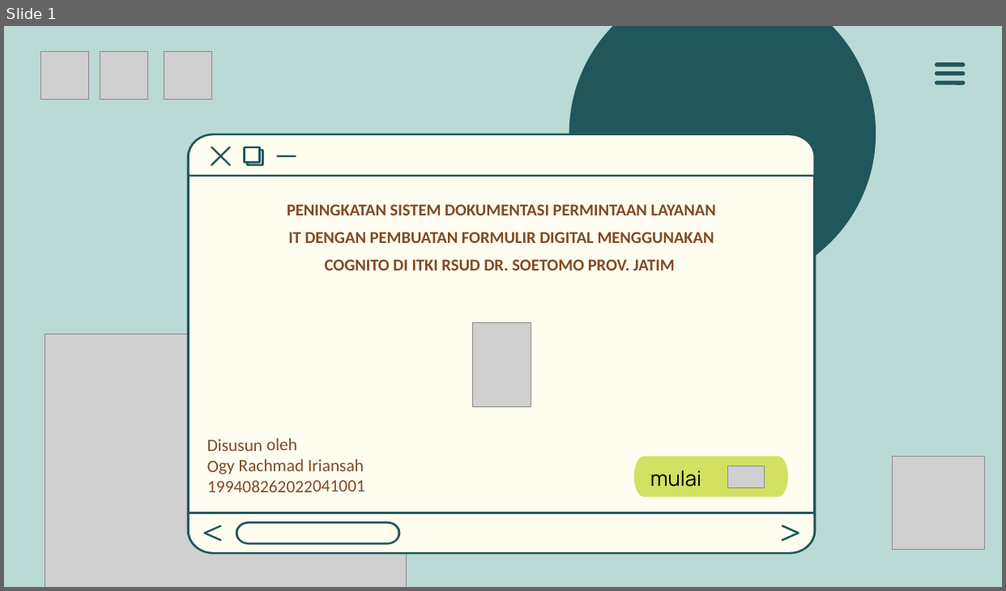
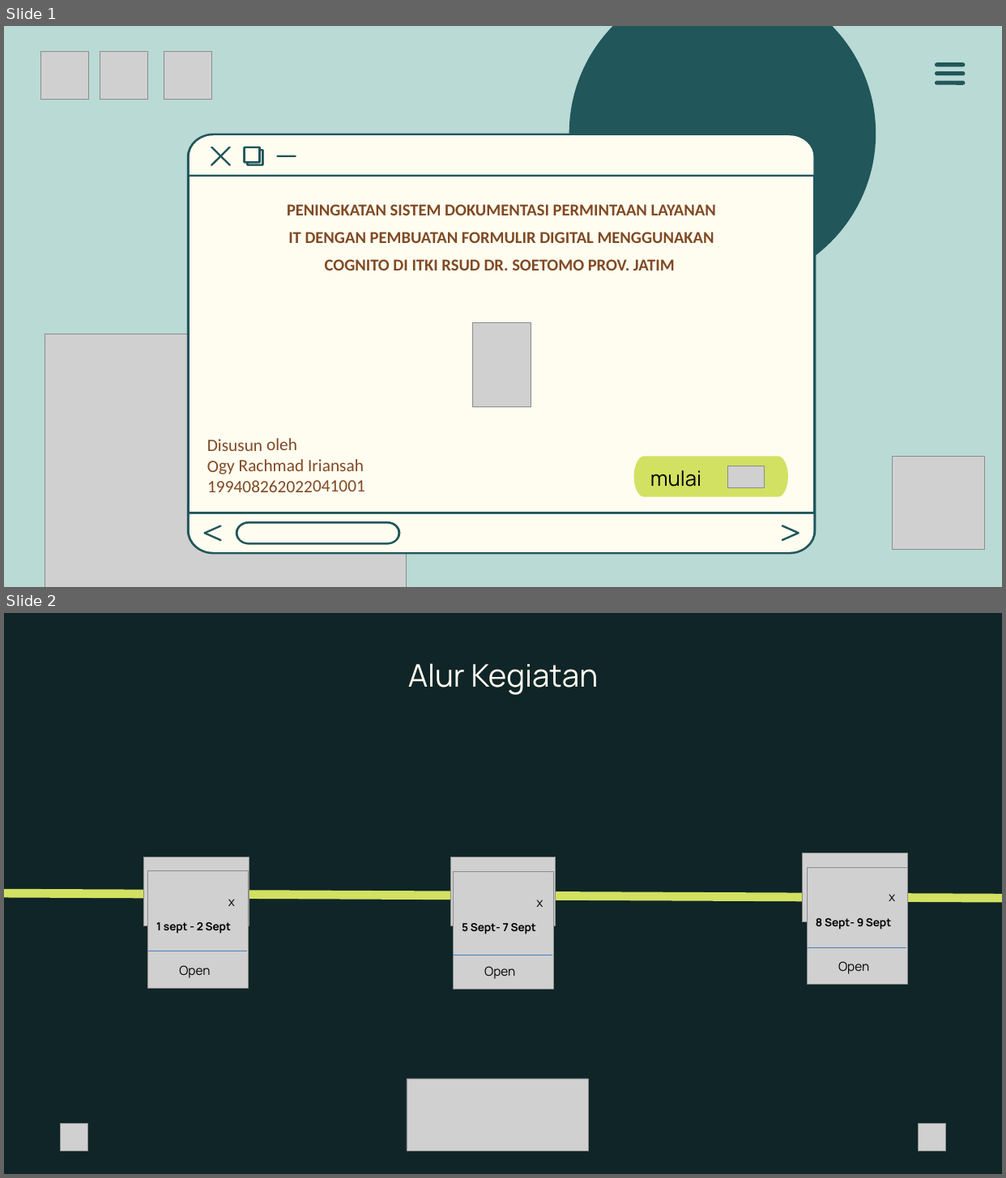
Before and after one commit to ogirians/aktualisasi, a slide deck: Untitled design.pptx. Shown one above the other, each under a label of ours: slide 1 before the commit, slides 1 and 2 after it. The pictures are 1006x591 and 1006x1178 pixels, drawn with LibreOffice and Linux fonts; fonts in the diff are those of the drawing; grey boxes stand for pictures; background and template pictures are left out. Boxes give left, top, right and bottom in pixels: in the first picture for what was removed or moved away, otherwise in the second. Text is boxed around its words. In the diff, an @@ line names an element or a change of style, - is before the commit and + after.

```diff
--- a/Untitled design.pptx
+++ b/Untitled design.pptx
@@ slide 2 added at (4, 613, 1002, 1174), background #0F2527 @@
@@ text added at (408, 663, 599, 695), 45 pt, text #FFFCF0 @@
+Alur Kegiatan
@@ picture added at (803, 854, 907, 922) @@
@@ picture added at (143, 857, 249, 926) @@
@@ picture added at (450, 857, 556, 926) @@
@@ arrow added from (4, 893) to (1002, 904), #D2E161 12.5 pt @@
@@ text added at (228, 899, 235, 906), 18 pt, text #000000 @@
+x
@@ text added at (536, 900, 543, 907), 18 pt, text #000000 @@
+x
@@ text added at (889, 894, 895, 901), 18 pt, text #000000 @@
+x
@@ group added at (147, 871, 248, 988): 2 texts, 1 picture, 1 line @@
+1 sept - 2 Sept
+Open
@@ group added at (807, 867, 907, 985): 2 texts, 1 picture, 1 line @@
+8 Sept- 9 Sept
+Open
@@ group added at (453, 872, 553, 989): 2 texts, 1 picture, 1 line @@
+5 Sept- 7 Sept
+Open
@@ picture added at (407, 1079, 588, 1152) @@
@@ picture added at (60, 1124, 87, 1152) @@
@@ picture added at (918, 1124, 945, 1152) @@
```
Also in this commit, not shown: 2 other slides added, 5 other files.
